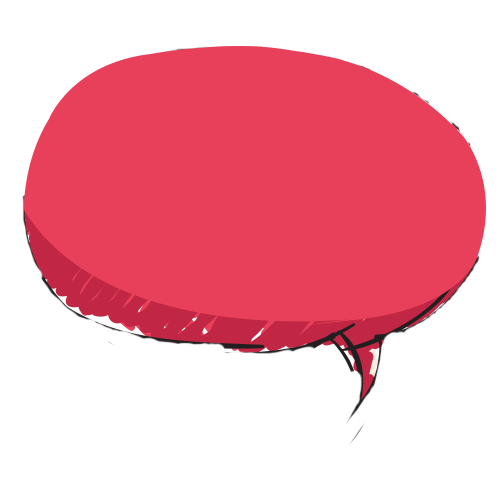
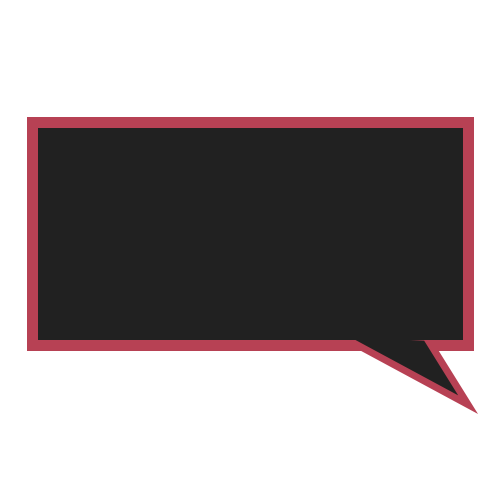
Layer changes from the first 500x500 image to the second:
added layer "Rectangle 3" above "Shape 1" over [237, 201, 453, 340]
painted on "Shape 1" over [24, 46, 486, 414]
removed layer "Layer 0 copy" over [22, 46, 485, 446]
removed layer "Layer 0" over [22, 46, 486, 446]
added layer "Rectangle 2" above "Rectangle 1" over [27, 117, 474, 351]
